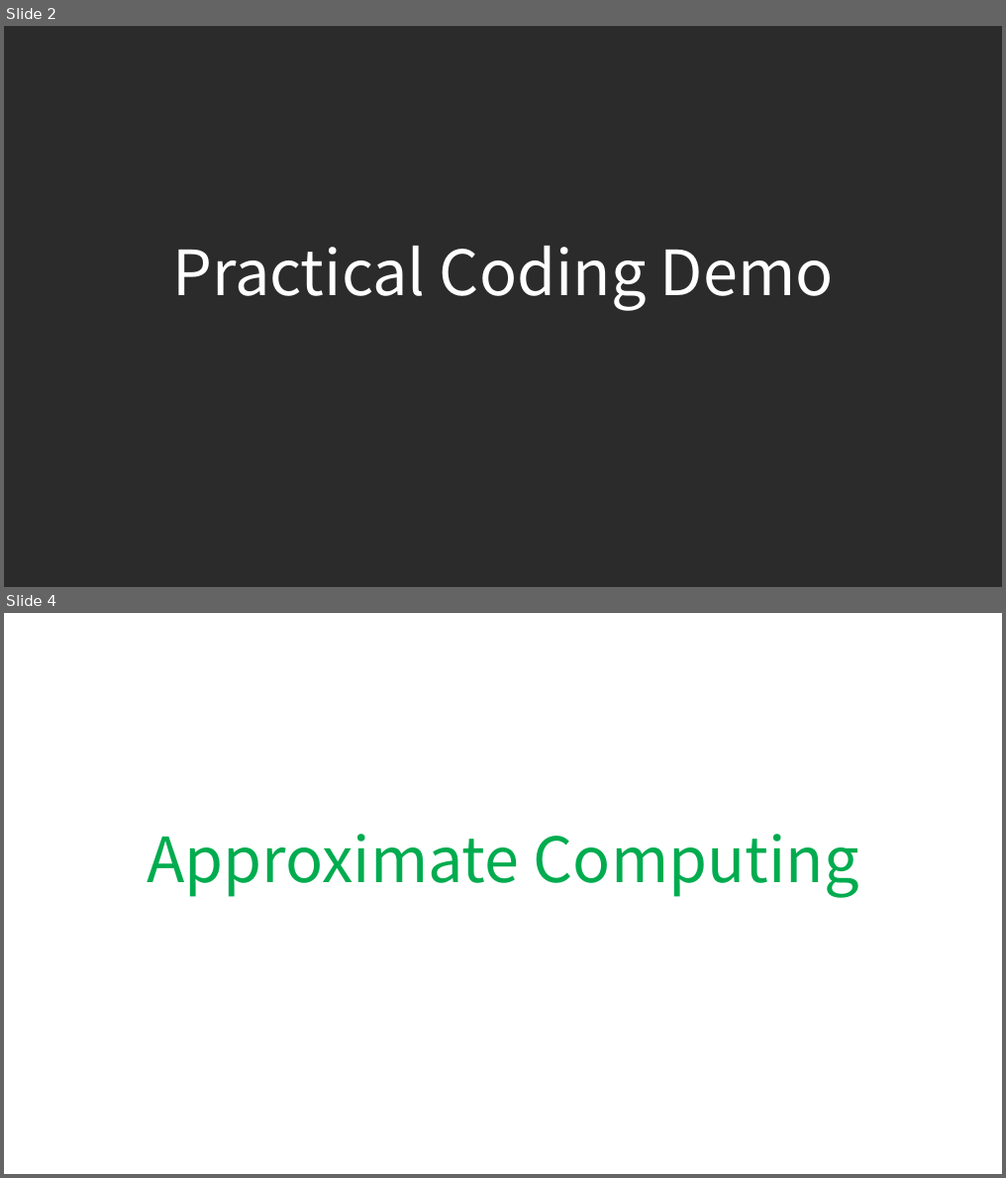
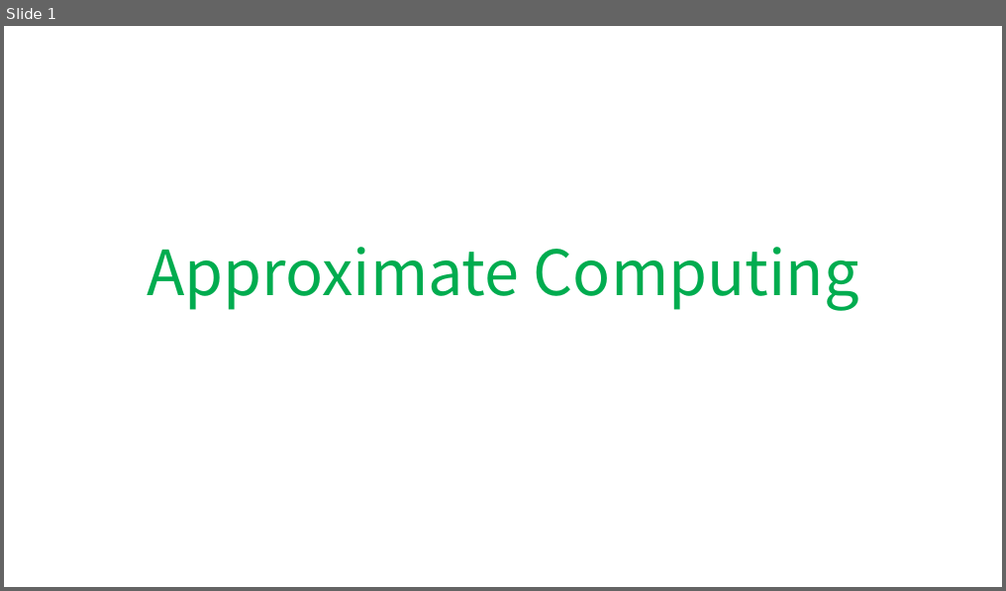
Before and after one commit to LoloMarty/2024-, a slide deck: CS4630/Approximate Computing.pptx. Shown one above the other, each under a label of ours: slides 2 and 4 before the commit, slide 1 after it; the slides between them are not shown. The pictures are 1006x1178 and 1006x591 pixels, drawn with LibreOffice and Linux fonts; fonts in the diff are those of the drawing; background and template pictures are left out; a plain dark background stands for a picture behind light text. Boxes give left, top, right and bottom in pixels: in the first picture for what was removed or moved away, otherwise in the second. Text is boxed around its words. In the diff, an @@ line names an element or a change of style, - is before the commit and + after.

```diff
--- a/CS4630/Approximate Computing.pptx
+++ b/CS4630/Approximate Computing.pptx
@@ slide 2 removed at (x1=4, y1=26, x2=1002, y2=587), background picture (left out) @@
@@ title removed at (x1=172, y1=246, x2=834, y2=311) @@
-Practical Coding Demo
@@ what was slide 4 is now slide 1 @@
```
Also in this commit, not shown: 1 slide added, 2 other slides removed.
